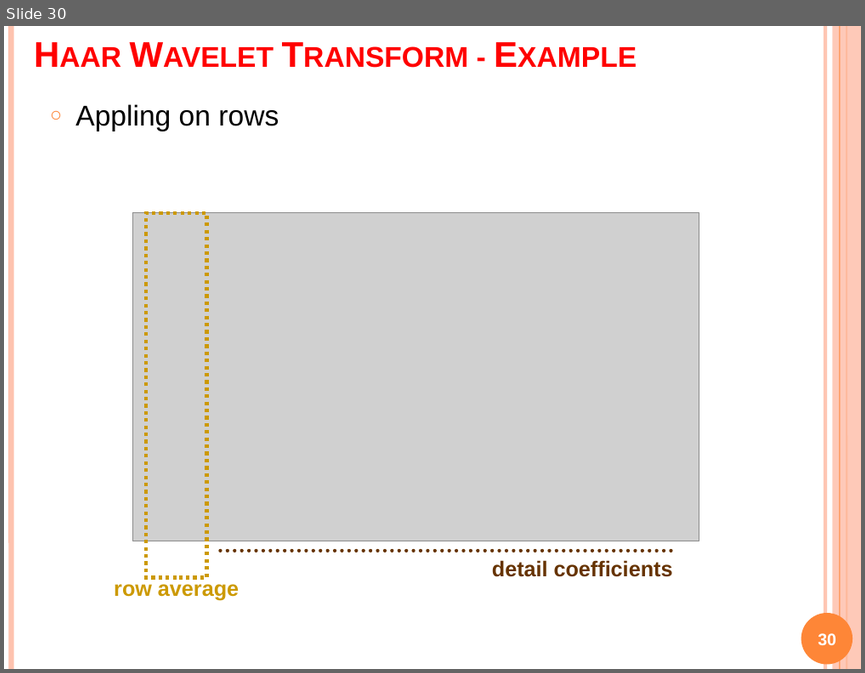
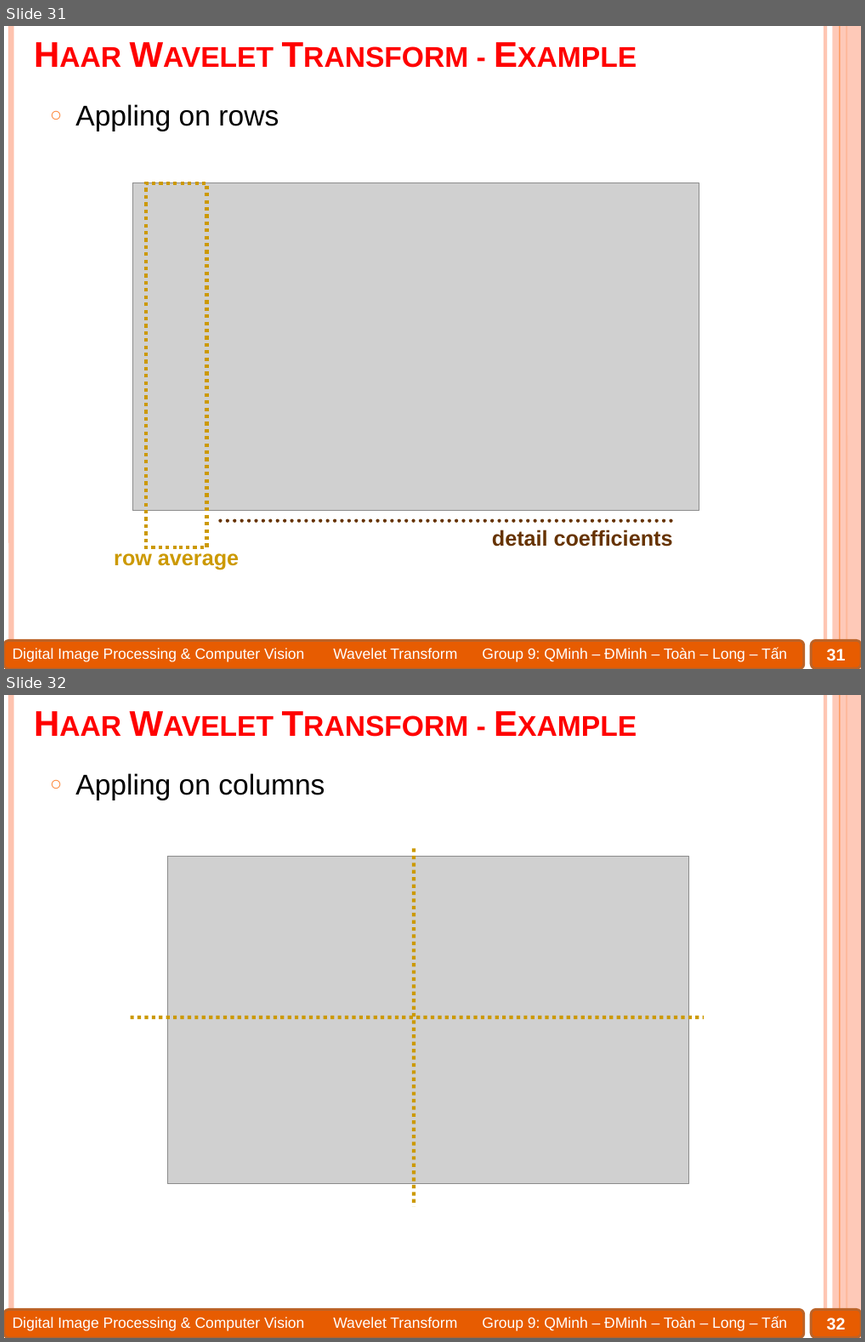
Before and after one commit to Alex7Huynh/dip-g9, a slide deck: 6. PPT/Wavelet transform.pptx. Shown one above the other, each under a label of ours: slide 30 before the commit, slides 31 and 32 after it. The pictures are 865x673 and 865x1342 pixels, drawn with LibreOffice and Linux fonts; fonts in the diff are those of the drawing; grey boxes stand for pictures. Boxes give left, top, right and bottom in pixels: in the first picture for what was removed or moved away, otherwise in the second. Text is boxed around its words. In the diff, an @@ line names an element or a change of style, - is before the commit and + after.

```diff
--- a/6. PPT/Wavelet transform.pptx
+++ b/6. PPT/Wavelet transform.pptx
@@ slide 32 added at <box>4,695,861,1338</box>, background #FFFFFF; not listed: 8 template elements that a slide beside it also shows @@
@@ title added at <box>25,702,818,747</box>, 30 pt, text #FF0000, bold, small capitals @@
+Haar Wavelet Transform - Example
@@ text added at <box>75,773,324,800</box>, 24 pt, text #000000 @@
+○ Appling on columns
@@ picture added at <box>168,857,688,1184</box> @@
@@ line added from (414, 848) to (414, 1206), #CC9900 3 pt dashed @@
@@ line added from (130, 1017) to (704, 1017), #CC9900 3 pt dashed @@
@@ page number added at <box>827,1317,846,1330</box>, 14 pt, text #FFFFFF, bold @@
+32
@@ what was slide 30 is now slide 31 @@
@@ slide 31 changed as well @@
@@ 2 texts, 1 picture, 1 rectangle, 1 line: place and size @@
-2 texts, 1 picture, 1 rectangle, 1 line at <box>114,213,698,600</box>
+2 texts, 1 picture, 1 rectangle, 1 line at <box>114,182,698,570</box>
@@ ellipse removed at <box>800,612,852,664</box> @@
@@ rounded rectangle added at <box>4,641,803,669</box>, fill #E75C01, outline #BC6329 2 pt @@
@@ text added at <box>12,647,787,662</box>, 12.5 pt, text #FFFFFF @@
+Digital Image Processing & Computer Vision Wavelet Transform Group 9: QMinh – ĐMinh – Toàn – Long – Tấn
@@ rounded rectangle added at <box>812,641,861,669</box>, fill #E75C01, outline #BC6329 2 pt @@
@@ page number at <box>827,648,846,661</box>: text changed @@
-30
+31
```
Also in this commit, not shown: 80 other slides changed, 2 other slides added, 4 other files.
